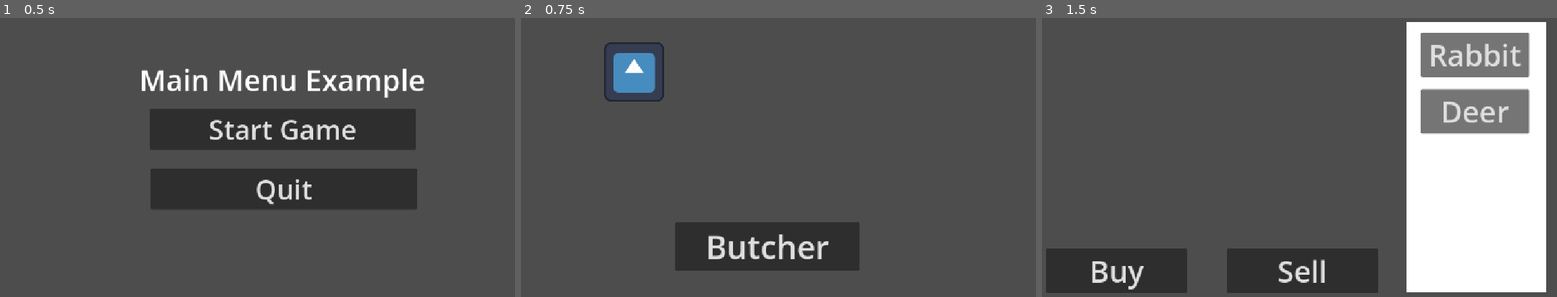
Above: before the commit, frames 1-3 (left to right).
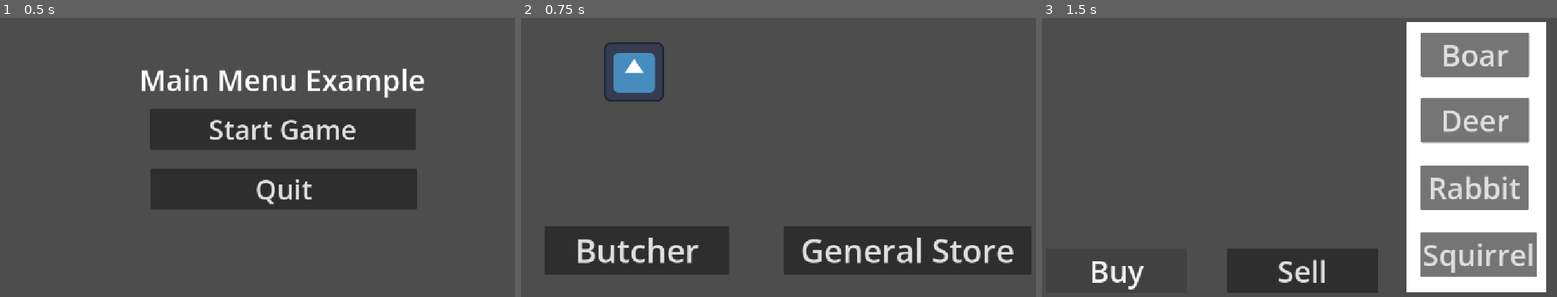
Above: after the commit, the same moments.

Repository: AMoreno0-0/GameDesignFinal
Game: Godot game, scene res://_Scenes/MainMenu.tscn
Same seed, same stepped clock (60 frames per second), same inputs: the game is played once before the commit and once after it. The engine's default icon, where the game draws it, is replaced by a stand-in: a white triangle on a blue panel in a dark square.
Inputs:
- Up to frame 1 (0.5 s): no input
- Up to frame 2 (0.75 s): click "Start Game" at 0.5 s
- Up to frame 3 (1.5 s): click "Butcher" at 1.25 s

Frame 1 is identical in both runs. In frame 2, 13% of the frame differs, in the area x 4-100%, y 73-93%; in frame 3, 9.9%.

Commit message:
Add dynamic shop interfaces

Diff:
--- a/game-design-prototype/_Scenes/ButcherInterior.tscn
+++ b/game-design-prototype/_Scenes/ButcherInterior.tscn
@@ -1,10 +1,13 @@
 [gd_scene format=3 uid="uid://bndk24m2ud4ik"]
+
+[ext_resource type="Script" uid="uid://craijbyetnk5y" path="res://_Scripts/shop.gd" id="1_ll8dd"]
 
 [node name="ButcherInterior" type="Node2D" unique_id=2143274760]
 
-[node name="CanvasLayer" type="CanvasLayer" parent="." unique_id=2068720508]
+[node name="BuySell" type="CanvasLayer" parent="." unique_id=2068720508]
+script = ExtResource("1_ll8dd")
 
-[node name="BuyButton" type="Button" parent="CanvasLayer" unique_id=210901071]
+[node name="BuyButton" type="Button" parent="BuySell" unique_id=210901071]
 anchors_preset = -1
 anchor_right = 0.071
 offset_left = 33.0
@@ -14,7 +17,7 @@
 theme_override_font_sizes/font_size = 63
 text = "Buy"
 
-[node name="SellButton" type="Button" parent="CanvasLayer" unique_id=820338926]
+[node name="SellButton" type="Button" parent="BuySell" unique_id=820338926]
 anchors_preset = -1
 anchor_right = 0.09
 offset_left = 419.0
@@ -31,9 +34,10 @@
 offset_bottom = 78.0
 scale = Vector2(7.48, 14.44)
 
-[node name="CanvasLayer" type="CanvasLayer" parent="ColorRect" unique_id=2002255089]
+[node name="Inventory" type="CanvasLayer" parent="ColorRect" unique_id=2002255089]
+script = ExtResource("1_ll8dd")
 
-[node name="Rabbit" type="Button" parent="ColorRect/CanvasLayer" unique_id=500598818]
+[node name="Slot1" type="Button" parent="ColorRect/Inventory" unique_id=500598818]
 anchors_preset = -1
 anchor_right = 0.071
 offset_left = 833.0
@@ -41,14 +45,34 @@
 offset_right = 982.0
 offset_bottom = 155.0
 theme_override_font_sizes/font_size = 63
-text = "Rabbit"
+text = "Slot1"
 
-[node name="Deer" type="Button" parent="ColorRect/CanvasLayer" unique_id=1279984631]
+[node name="Slot2" type="Button" parent="ColorRect/Inventory" unique_id=1279984631]
 anchors_preset = -1
 anchor_right = 0.071
 offset_left = 833.0
-offset_top = 181.0
+offset_top = 200.0
 offset_right = 982.0
-offset_bottom = 276.0
+offset_bottom = 295.0
 theme_override_font_sizes/font_size = 63
-text = "Deer"
+text = "Slot2"
+
+[node name="Slot3" type="Button" parent="ColorRect/Inventory" unique_id=944458002]
+anchors_preset = -1
+anchor_right = 0.071
+offset_left = 832.0
+offset_top = 344.0
+offset_right = 981.0
+offset_bottom = 439.0
+theme_override_font_sizes/font_size = 63
+text = "Slot3"
+
+[node name="Slot4" type="Button" parent="ColorRect/Inventory" unique_id=1415338739]
+anchors_preset = -1
+anchor_right = 0.071
+offset_left = 832.0
+offset_top = 487.0
+offset_right = 981.0
+offset_bottom = 582.0
+theme_override_font_sizes/font_size = 63
+text = "Slot4"
--- /dev/null
+++ b/game-design-prototype/_Scenes/GeneralStoreInterior.tscn
@@ -0,0 +1,78 @@
+[gd_scene format=3 uid="uid://c3alf0jtf63qo"]
+
+[ext_resource type="Script" uid="uid://craijbyetnk5y" path="res://_Scripts/shop.gd" id="1_xeqv5"]
+
+[node name="GeneralStoreInterior" type="Node2D" unique_id=898031698]
+
+[node name="BuySell" type="CanvasLayer" parent="." unique_id=526755102]
+script = ExtResource("1_xeqv5")
+
+[node name="BuyButton" type="Button" parent="BuySell" unique_id=1117872646]
+anchors_preset = -1
+anchor_right = 0.071
+offset_left = 33.0
+offset_top = 522.0
+offset_right = 252.0
+offset_bottom = 617.0
+theme_override_font_sizes/font_size = 63
+text = "Buy"
+
+[node name="SellButton" type="Button" parent="BuySell" unique_id=1083476413]
+anchors_preset = -1
+anchor_right = 0.09
+offset_left = 419.0
+offset_top = 522.0
+offset_right = 638.0
+offset_bottom = 617.0
+theme_override_font_sizes/font_size = 63
+text = "Sell"
+
+[node name="ColorRect" type="ColorRect" parent="." unique_id=2007649943]
+offset_left = 800.99994
+offset_top = 38.000004
+offset_right = 840.99994
+offset_bottom = 78.0
+scale = Vector2(7.48, 14.44)
+
+[node name="Inventory" type="CanvasLayer" parent="ColorRect" unique_id=1087840110]
+script = ExtResource("1_xeqv5")
+
+[node name="Slot1" type="Button" parent="ColorRect/Inventory" unique_id=322989444]
+anchors_preset = -1
+anchor_right = 0.071
+offset_left = 833.0
+offset_top = 60.0
+offset_right = 982.0
+offset_bottom = 155.0
+theme_override_font_sizes/font_size = 63
+text = "Slot1"
+
+[node name="Slot2" type="Button" parent="ColorRect/Inventory" unique_id=1538850706]
+anchors_preset = -1
+anchor_right = 0.071
+offset_left = 833.0
+offset_top = 200.0
+offset_right = 982.0
+offset_bottom = 295.0
+theme_override_font_sizes/font_size = 63
+text = "Slot2"
+
+[node name="Slot3" type="Button" parent="ColorRect/Inventory" unique_id=1487375139]
+anchors_preset = -1
+anchor_right = 0.071
+offset_left = 832.0
+offset_top = 344.0
+offset_right = 981.0
+offset_bottom = 439.0
+theme_override_font_sizes/font_size = 63
+text = "Slot3"
+
+[node name="Slot4" type="Button" parent="ColorRect/Inventory" unique_id=175884056]
+anchors_preset = -1
+anchor_right = 0.071
+offset_left = 832.0
+offset_top = 487.0
+offset_right = 981.0
+offset_bottom = 582.0
+theme_override_font_sizes/font_size = 63
+text = "Slot4"
--- a/game-design-prototype/_Scenes/MapOverview.tscn
+++ b/game-design-prototype/_Scenes/MapOverview.tscn
@@ -58,13 +58,25 @@
 
 [node name="Butcher" type="Button" parent="CanvasLayer2" unique_id=49109560]
 anchors_preset = -1
-offset_left = 353.0
-offset_top = 466.0
-offset_right = 747.0
-offset_bottom = 569.0
+offset_left = 75.0
+offset_top = 474.0
+offset_right = 469.0
+offset_bottom = 577.0
 theme_override_font_sizes/font_size = 69
 text = "Butcher"
+
+[node name="GeneralStore" type="Button" parent="CanvasLayer2" unique_id=348036454]
+anchors_preset = -1
+anchor_left = 0.005
+anchor_right = 0.06
+offset_left = 579.0
+offset_top = 474.0
+offset_right = 1044.0
+offset_bottom = 577.0
+theme_override_font_sizes/font_size = 69
+text = "General Store"
 
 [connection signal="button_down" from="CanvasLayer/Start Button" to="CanvasLayer" method="_on_start_button_button_down"]
 [connection signal="button_down" from="CanvasLayer/Quit Button" to="CanvasLayer" method="_on_quit_button_button_down"]
 [connection signal="button_down" from="CanvasLayer2/Butcher" to="CanvasLayer2" method="_on_butcher_button_down"]
+[connection signal="button_down" from="CanvasLayer2/GeneralStore" to="CanvasLayer2" method="_on_general_store_button_down"]
--- /dev/null
+++ b/game-design-prototype/_Scripts/Classes/ButcherInfo.gd
@@ -0,0 +1,6 @@
+extends ShopInfo
+class_name ButcherInfo
+
+func _init(shop_name:String = "Butcher", possible_inv:Array[String] = [], stock:int = 4) -> void:
+	possible_inv = ["Deer", "Rabbit", "Boar", "Squirrel"]
+	super(shop_name, possible_inv, stock)
--- /dev/null
+++ b/game-design-prototype/_Scripts/Classes/GSInfo.gd
@@ -0,0 +1,6 @@
+extends ShopInfo
+class_name GSInfo
+
+func _init(shop_name:String = "General Store", possible_inv:Array[String] = [], stock:int = 4) -> void:
+	possible_inv = ["Salt", "Brine", "Firewood", "Brining Barrel"]
+	super(shop_name, possible_inv, stock)
--- /dev/null
+++ b/game-design-prototype/_Scripts/Classes/ShopInfo.gd
@@ -0,0 +1,11 @@
+class_name ShopInfo
+extends Resource
+
+var name:String
+var possible_inventory:Array[String]
+var stock_count:int
+
+func _init(shop_name:String = "", possible_inv:Array[String] = [], stock:int = 0) -> void:
+	name = shop_name
+	possible_inventory = possible_inv
+	stock_count = stock
--- /dev/null
+++ b/game-design-prototype/_Scripts/GameManagers/location_handler.gd
@@ -0,0 +1,3 @@
+extends Node
+
+@export var location:String = "house"
--- /dev/null
+++ b/game-design-prototype/_Scripts/GameManagers/player_inventory.gd
@@ -0,0 +1,11 @@
+extends Node
+
+
+# Called when the node enters the scene tree for the first time.
+func _ready() -> void:
+	pass # Replace with function body.
+
+
+# Called every frame. 'delta' is the elapsed time since the previous frame.
+func _process(delta: float) -> void:
+	pass
--- a/game-design-prototype/_Scripts/change_location.gd
+++ b/game-design-prototype/_Scripts/change_location.gd
@@ -2,3 +2,9 @@
 
 func _on_butcher_button_down() -> void:
 	get_tree().change_scene_to_file("res://_Scenes/ButcherInterior.tscn")
+	LocationHandler.location = "butcher"
+
+
+func _on_general_store_button_down() -> void:
+	get_tree().change_scene_to_file("res://_Scenes/GeneralStoreInterior.tscn")
+	LocationHandler.location = "general store"
--- /dev/null
+++ b/game-design-prototype/_Scripts/player_actions.gd
@@ -0,0 +1,11 @@
+extends Node
+
+
+# Called when the node enters the scene tree for the first time.
+func _ready() -> void:
+	pass # Replace with function body.
+
+
+# Called every frame. 'delta' is the elapsed time since the previous frame.
+func _process(delta: float) -> void:
+	pass
--- a/game-design-prototype/_Scripts/shop.gd
+++ b/game-design-prototype/_Scripts/shop.gd
@@ -1,11 +1,31 @@
-extends Node
+extends CanvasLayer
 
-
+var info:ShopInfo
+var inventory:Array[String]
+var selection:String
+var curr_shop:ShopInfo
 # Called when the node enters the scene tree for the first time.
 func _ready() -> void:
-	pass # Replace with function body.
-
+	var rand_item:int
+	if LocationHandler.location == "butcher":
+		curr_shop = ButcherInfo.new()
+	elif LocationHandler.location == "general store":
+		curr_shop = GSInfo.new()
+	for child in get_children():
+		if name == "BuySell":
+			if child is Button:
+				child.pressed.connect(_on_button_pressed.bind(child.name))
+		else:
+			rand_item = randi_range(0, 3)
+			child.text = curr_shop.possible_inventory[rand_item]
 
 # Called every frame. 'delta' is the elapsed time since the previous frame.
 func _process(delta: float) -> void:
 	pass
+
+func _on_button_pressed(button_name:String) -> void:
+	match button_name:
+		"BuyButton":
+			print("bought")
+		"SellButton":
+			print("sold")
--- a/game-design-prototype/project.godot
+++ b/game-design-prototype/project.godot
@@ -19,6 +19,8 @@
 
 PauseHandler="*uid://b52becryf4npc"
 MoonPhaseHandler="*uid://0lsykm80xqbc"
+LocationHandler="*uid://cvgiwjijaffx"
+PlayerInventory="*uid://bahog3lb5vjb0"
 
 [display]
 
Not shown, added: game-design-prototype/_Scripts/Classes/ButcherInfo.gd.uid
Not shown, added: game-design-prototype/_Scripts/Classes/GSInfo.gd.uid
Not shown, added: game-design-prototype/_Scripts/Classes/ShopInfo.gd.uid
Not shown, added: game-design-prototype/_Scripts/GameManagers/location_handler.gd.uid
Renamed: game-design-prototype/_Scripts/pause_handler.gd -> game-design-prototype/_Scripts/GameManagers/pause_handler.gd
Renamed: game-design-prototype/_Scripts/pause_handler.gd.uid -> game-design-prototype/_Scripts/GameManagers/pause_handler.gd.uid
Not shown, added: game-design-prototype/_Scripts/GameManagers/player_inventory.gd.uid
Not shown, added: game-design-prototype/_Scripts/player_actions.gd.uid
